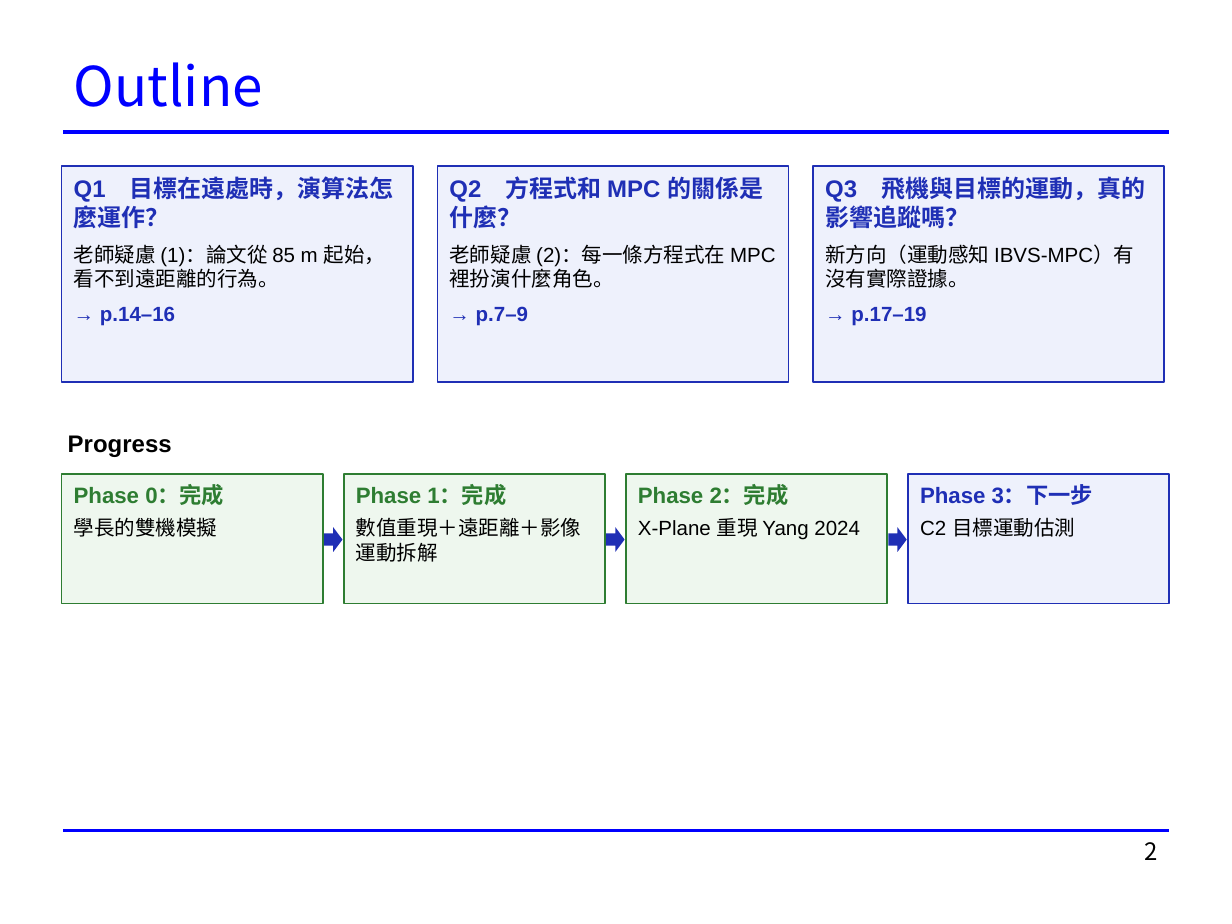
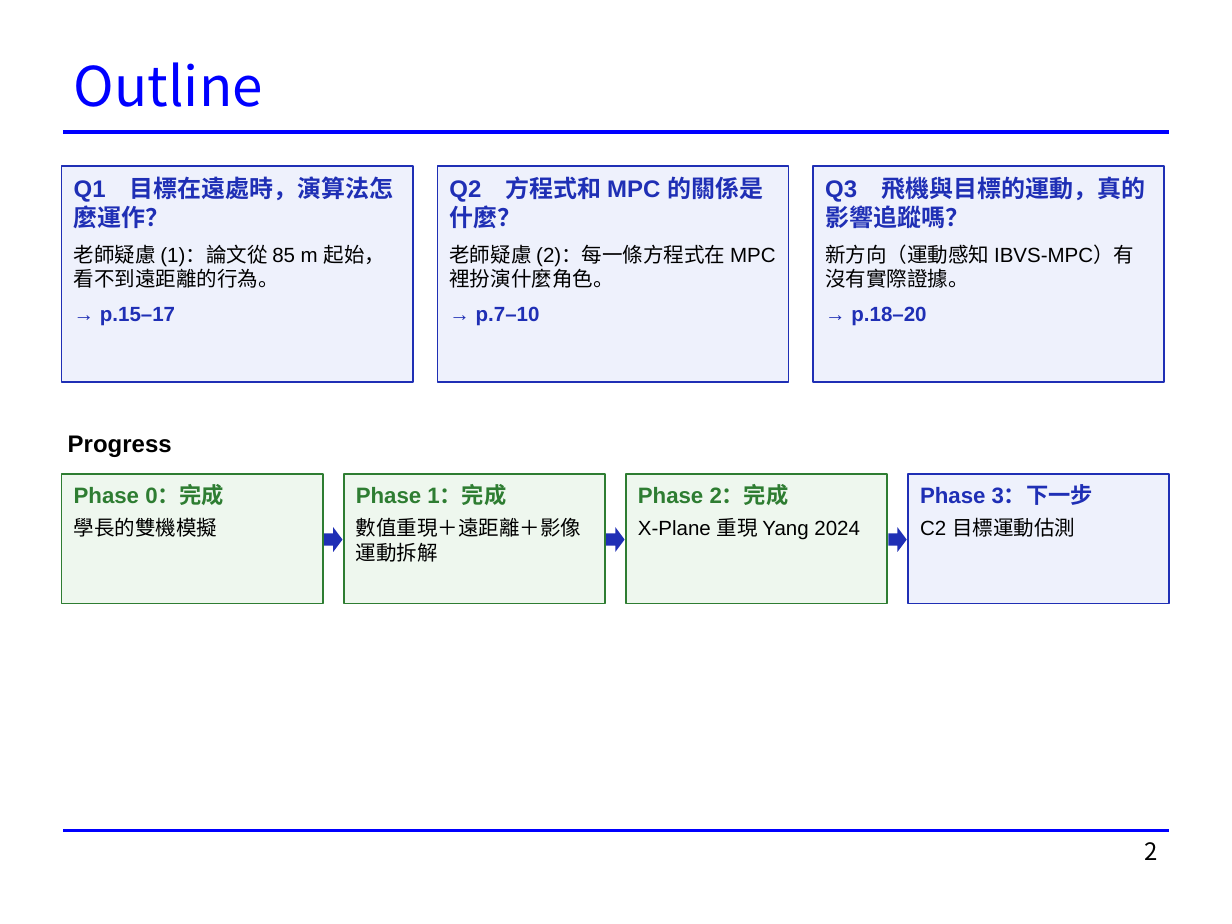
Before and after one commit to rossi1122/hsiang_thesis_simulation, a slide deck: slide 2 of docs/presentations/20261118_Phase2_進度報告.pptx. Drawn at 1232x924 pixels with LibreOffice and Linux fonts; fonts in the diff are those of the drawing. Boxes give left, top, right and bottom in pixels: in the first picture for what was removed or moved away, otherwise in the second. Text is boxed around its words. In the diff, an @@ line names an element or a change of style, - is before the commit and + after.

```diff
--- a/docs/presentations/20261118_Phase2_進度報告.pptx
+++ b/docs/presentations/20261118_Phase2_進度報告.pptx
@@ text in rectangle at (100,307,175,326): text changed @@
-→ p.14–16
+→ p.15–17
@@ text in rectangle at (476,306,540,326): text changed @@
-→ p.7–9
+→ p.7–10
@@ text in rectangle at (851,306,926,326): text changed @@
-→ p.17–19
+→ p.18–20
```
Also in this commit, not shown: 3 other slides changed, 1 slide added.
